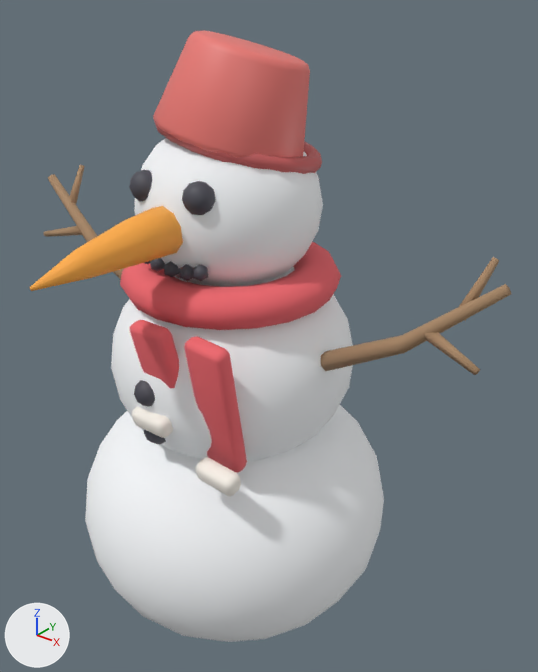
What one commit did to the glTF model levels/ice/assets/blender/snowman.glb.
Before and after are seen from a camera (50 mm lens) standing at (1.63, -1.83, 2.37) and looking at (0.12, 0.06, 1.2). The lights are fixed; the arrows at lower left show +X, +Y and +Z. The first picture is the older version. Where no turn or scale is listed for an object, it has been applied to the vertices. Vertices at exactly the same position are counted once.

The scene before the commit, as lines of its bpy script (objects in view):
```python
me_arml = bpy.data.meshes.new('ArmL')
me_arml.from_pydata(...)  # 38 vertices, 64 faces; spans x -0.99..-0.325, y -0.091..0.109, z 1.152..1.666
me_arml.materials.append(mat_stick)  # brown #aa8969
me_icosphere_006 = bpy.data.meshes.new('Icosphere.006')
me_icosphere_006.from_pydata(...)  # an icosphere of 80 faces spanning x -0.0495..0.0495, y -0.052..0.052, z -0.052..0.052
me_icosphere_006.materials.append(mat_coal)  # dark grey #4b4b55
me_icosphere_007 = bpy.data.meshes.new('Icosphere.007')
me_icosphere_007.from_pydata(...)  # an icosphere of 80 faces spanning x -0.0495..0.0495, y -0.052..0.052, z -0.052..0.052
me_icosphere_007.materials.append(mat_coal)  # dark grey #4b4b55
me_nose = bpy.data.meshes.new('Nose')
me_nose.from_pydata(...)  # 40 vertices, 76 faces; spans x -0.078..0.078, y -0.801..-0.238, z 1.583..1.747
me_nose.materials.append(mat_carrot)  # orange #ffad45
me_torus = bpy.data.meshes.new('Torus')
me_torus.from_pydata(...)  # 160 vertices, 320 faces; spans x -0.385..0.385, y -0.385..0.385, z -0.068..0.068
me_torus.materials.append(mat_scarf)  # red #f1696f
ob_arml = bpy.data.objects.new('ArmL', me_arml)
ob_arml.location = (0.0, 0.0, 0.0)
ob_eye = bpy.data.objects.new('Eye', me_icosphere_006)
ob_eye.parent = ob_head
ob_eye.location = (-0.115, -0.262, 0.095)
ob_eye_001 = bpy.data.objects.new('Eye.001', me_icosphere_007)
ob_eye_001.parent = ob_head
ob_eye_001.location = (0.115, -0.262, 0.095)
ob_nose = bpy.data.objects.new('Nose', me_nose)
ob_nose.location = (0.0, 0.0, 0.0)
ob_scarf = bpy.data.objects.new('Scarf', me_torus)
ob_scarf.location = (0.0, 0.0, 1.43)
# also in view: 'BucketRim' at (0.0, 0.06, 1.88); 'Bucket' at (0.0, 0.01, 2.02); 'ScarfTail' at (0.16, -0.37, 1.15); 'HeadBall' at (0.0, 0.0, 1.68); 'BallMid' at (0.0, 0.0, 1.12)
```
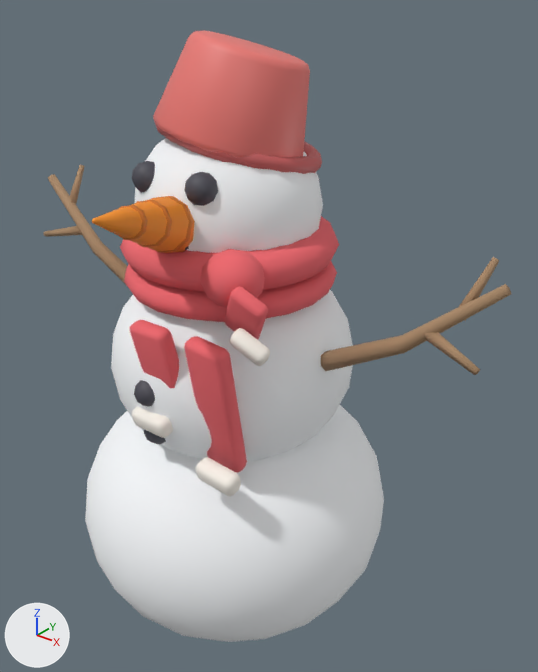
What the commit changed:
Material 'carrot_dark' (mat_carrot_dark) is new.
Its base color is (0.7, 0.19, 0.02) (orange #da7927).
Its roughness is 0.7.
me_torus is used by ob_scarf; location (0.0, 0.0, 1.43).
me_torus had 160 vertices, 320 faces and spanned x -0.385..0.385, y -0.385..0.385, z -0.068..0.068.
me_torus now has 160 vertices, 320 faces and spans x -0.37..0.37, y -0.37..0.37, z -0.048..0.048.
me_torus part 1: 160 of 160 vertices moved; they spanned x -0.385..0.385, y -0.385..0.385, z -0.068..0.068 and now span x -0.37..0.37, y -0.37..0.37, z -0.048..0.048; mean shift (0.0, 0.0, 0.0).
me_nose is used by ob_nose; location (0.0, 0.0, 0.0).
me_nose had 40 vertices, 76 faces and spanned x -0.078..0.078, y -0.801..-0.238, z 1.583..1.747.
me_nose now has 110 vertices, 204 faces and spans x -0.082..0.251, y -0.759..-0.193, z 1.576..1.855.
me_nose part 2: the whole mesh is rebuilt.
me_nose gains material mat_carrot_dark (orange #da7927).
Mesh me_icosphere_006_1 is new.
It has 154 vertices, 296 faces and spans x -0.095..0.197, y -0.122..0.1, z -0.207..0.09.
Faces by material slot: [188, 108].
It uses material mat_scarf (red #f1696f).
It uses material mat_scarf_stripe (white #fdf7ed).
Mesh me_torus_001_1 is new.
It has 176 vertices, 352 faces and spans x -0.373..0.373, y -0.369..0.369, z -0.066..0.066.
It uses material mat_scarf (red #f1696f).
Object 'Scarf' (ob_scarf) moves from (0.0, 0.0, 1.43) to (0.0, 0.0, 1.44).
Object 'Eye' (ob_eye) moves from (-0.115, -0.262, 0.095) to (-0.115, -0.25, 0.12).
Object 'Eye.001' (ob_eye_001) moves from (0.115, -0.262, 0.095) to (0.115, -0.25, 0.12).
Object 'ScarfKnot' (ob_scarfknot) is new; it shows me_icosphere_006_1.
Its location is (0.24, -0.26, 1.55).
Object 'HeadScarf' (ob_headscarf) is new; it shows me_torus_001_1.
Its location is (0.0, 0.0, 1.55).

What differs and where, as boxes [x1, y1, x2, y2] in the pictures (538 x 672 px):
'Scarf', reshaped, moved
    before: [120, 242, 341, 330]
    after: [124, 261, 337, 322]
'Nose', reshaped (32% narrower, 33% shorter)
    before: [30, 206, 183, 291]
    after: [92, 196, 195, 253]
'HeadScarf', added (red)
    after: [120, 216, 339, 292]
'ScarfKnot', added
    after: [200, 249, 270, 366]
    faces in mat_scarf (red #f1696f): [200, 249, 268, 340]
    faces in mat_scarf_stripe (white #fdf7ed): [230, 328, 270, 366]
'Eye.001', moved
    before: [182, 181, 215, 215]
    after: [184, 172, 218, 206]
'Eye', moved
    before: [129, 170, 152, 201]
    after: [132, 161, 155, 193]
